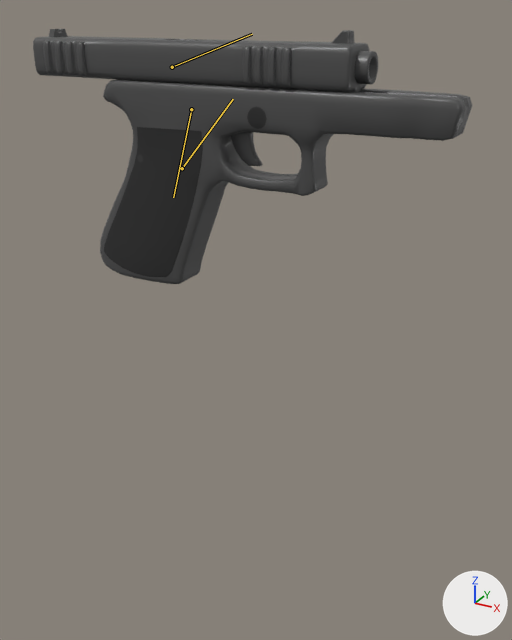
Two versions of the FBX model SourceAssets/Weapons/ELPistol/ELPistol.fbx, one commit apart.
One viewpoint serves both versions: a 50 mm lens placed at (0.0431, -0.0626, 0.0156), pointed at (0.0052, 0.0063, -0.0189). The lights are fixed; the arrows at lower right show +X, +Y and +Z. The older version comes first. Both versions are drawn at frame 8 of the action 'Scene'; the numbers are the values there. The bones that bend it are drawn over the model as lines.
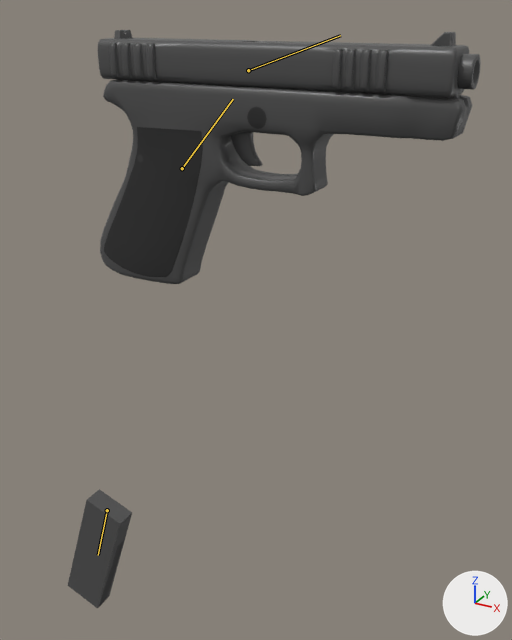
Patch to the scene script:
```diff
--- a/SourceAssets/Weapons/ELPistol/ELPistol.fbx.py
+++ b/SourceAssets/Weapons/ELPistol/ELPistol.fbx.py
@@ bone_bone_001 @@
 bone_bone_001 = bpy.data.objects['Armature'].pose.bones['Bone.001']  # child of 'Bone'
-bone_bone_001.location = (0.313, -0.892, 0.0)
+bone_bone_001.location = (0.017, -0.049, 0.0)
@@ bone_bone_002 @@
 bone_bone_002 = bpy.data.objects['Armature'].pose.bones['Bone.002']  # child of 'Bone'
-bone_bone_002.location = (0.0, 0.0, 0.0)
+bone_bone_002.location = (0.0, 5.972, 0.0)
```

Changed parts and their boxes [x1, y1, x2, y2] in the pictures (512 x 640 px):
'Cube', posed (127% taller)
    before: [33, 29, 472, 284]
    after: [68, 30, 481, 609]
bone 'Bone.001', root to tip
    before: (172, 67) to (252, 34)
    after: (248, 70) to (340, 35)
bone 'Bone.002', root to tip
    before: (191, 109) to (173, 197)
    after: (107, 510) to (98, 555)
